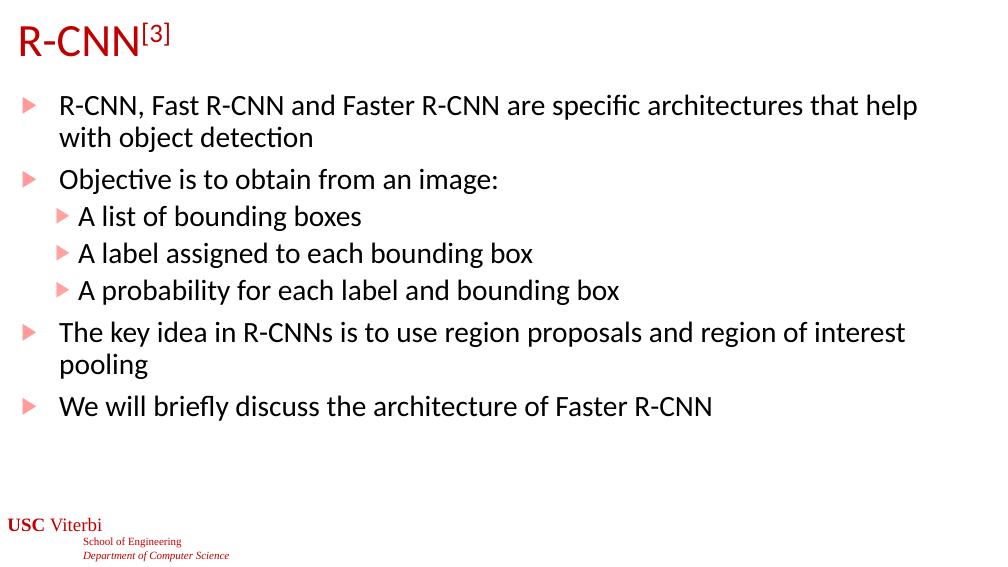
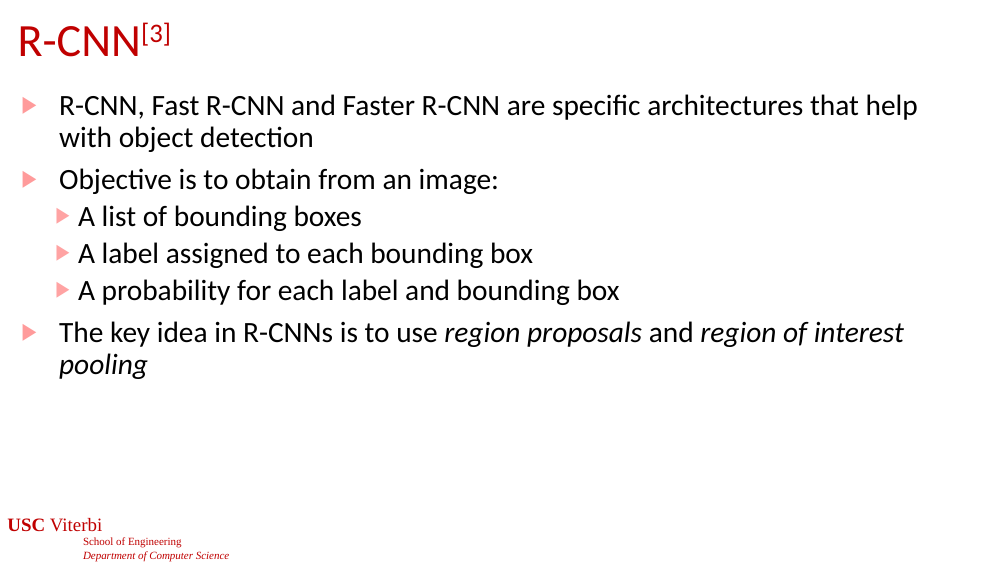
Before and after one commit to jdeshmukh/jdeshmukh.github.io, a slide deck: slide 19 of teaching/cs513slides/lecture11-SensingPerception.pptx (slide 52 before the commit). Drawn at 1008x567 pixels with LibreOffice and Linux fonts; fonts in the diff are those of the drawing; background and template pictures are left out. Boxes give left, top, right and bottom in pixels: in the first picture for what was removed or moved away, otherwise in the second. Text is boxed around its words. In the diff, an @@ line names an element or a change of style, - is before the commit and + after.

```diff
--- a/teaching/cs513slides/lecture11-SensingPerception.pptx
+++ b/teaching/cs513slides/lecture11-SensingPerception.pptx
@@ text at bbox=[59, 321, 904, 379]: italic on in "region proposals region of interest pooling" @@
@@ text at bbox=[59, 395, 713, 421]: paragraph removed @@
-▶ We will briefly discuss the architecture of Faster R-CNN
```
Also in this commit, not shown: 10 other slides changed, 36 slides removed, 3 other files.
